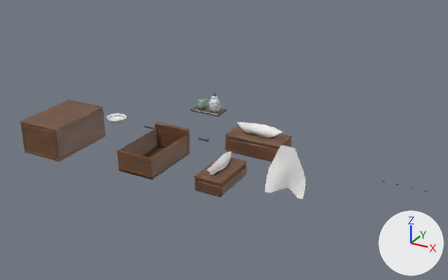
Two versions of the Blender file blender/barsetting.blend, one commit apart.
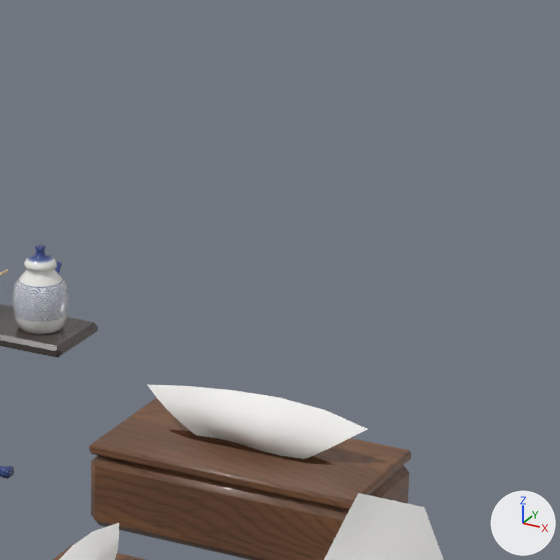
Old and new are each drawn whole from a 50 mm camera at (1.662, -2.029, 1.037) aimed at (0.613, -0.121, 0.083) and again close up on the part from 46% to 72% of the width and 15% to 57% of the height. Every picture has the same lights, and +X, +Y and +Z are marked at lower right. The first two pictures are the older version.

Before the edit, the objects in view are built like this:
```python
ob_barcondshoyu = bpy.data.objects.new('BarCondShoyu', me_barcondshoyu)
ob_barcondshoyu.parent = ob_barcondiments
ob_barcondshoyu.location = (0.032, 0.0, 0.0)
ob_barcondwasabi = bpy.data.objects.new('BarCondWasabi', me_barcondwasabi)
ob_barcondwasabi.parent = ob_barcondiments
ob_barcondwasabi.location = (-0.036, 0.0, 0.0)
ob_barcondwasabilid = bpy.data.objects.new('BarCondWasabiLid', me_barcondwasabilid)
ob_barcondwasabilid.parent = ob_barcondiments
ob_barcondwasabilid.location = (-0.036, 0.0, 0.0)
ob_barcondwasabispoon = bpy.data.objects.new('BarCondWasabiSpoon', me_barcondwasabispoon)
ob_barcondwasabispoon.parent = ob_barcondiments
ob_barcondwasabispoon.location = (0.0, 0.0, 0.0)
# also in view: 'BarTissueSheet' at (0.7, 0.0, 0.097); 'BarTissuePullSheet' at (0.95, -0.302, 0.11); 'BarCondTray' at (0.3, 0.3, 0.006); 'BarTissueLowPop' at (0.7, -0.3, 0.08); 'BarTissueCase' at (0.7, 0.0, 0.038)
```
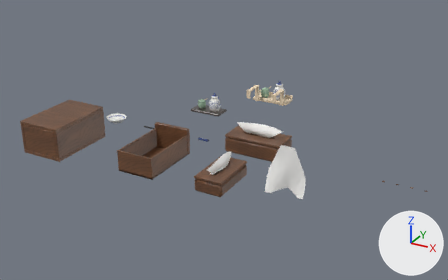
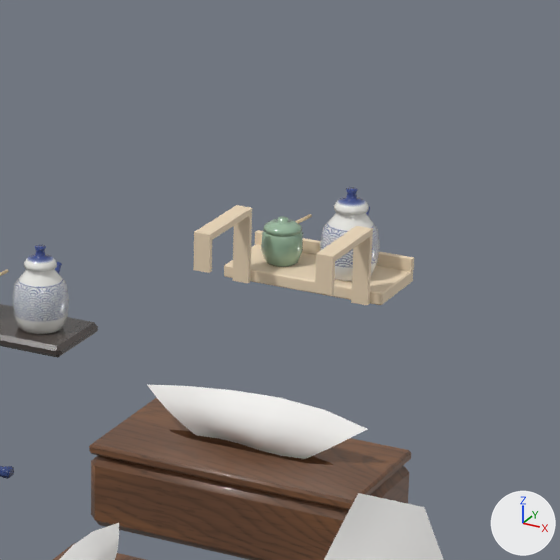
What differs and where, as boxes (x1, y1, x2, y2) in the close-ups (560 x 560 px):
'BarRackWood', added (beige): after (193, 205, 414, 305)
'BarRackCondShoyu', added: after (320, 212, 380, 281)
'BarRackCondWasabi', added: after (261, 231, 303, 267)
'BarRackCondShoyuLid', added: after (334, 187, 369, 215)
'BarRackCondWasabiLid', added: after (263, 216, 302, 236)
'BarRackCondWasabiSpoon', added: after (296, 214, 312, 223)

What changed in the scene script:
```text
Add mat_barrackwood:
    mat_barrackwood = principled_material('BarRackWood')
    mat_barrackwood.base_color = (0.86, 0.7, 0.5)  # beige #efdabc
    mat_barrackwood.roughness = 0.6
Add me_barrackwood:
    me_barrackwood.from_pydata(...)  # 80 vertices, 68 faces; spans x -0.08..0.08, y -0.073..0.085, z 0.092..0.164
    me_barrackwood.materials.append(mat_barrackwood)  # beige #efdabc
Add ob_barrackcondwasabispoon:
    ob_barrackcondwasabispoon = bpy.data.objects.new('BarRackCondWasabiSpoon', me_barcondwasabispoon.copy())  # the mesh of ob_barcondwasabispoon
    ob_barrackcondwasabispoon.parent = ob_barcondrack
    ob_barrackcondwasabispoon.location = (0.0, 0.046, 0.092)
Add ob_barcondrack:
    ob_barcondrack = bpy.data.objects.new('BarCondRack', None)
    ob_barcondrack.parent = ob_barsetting
    ob_barcondrack.location = (0.6, 0.3, 0.0)
Add ob_barrackcondwasabilid:
    ob_barrackcondwasabilid = bpy.data.objects.new('BarRackCondWasabiLid', me_barcondwasabilid.copy())  # the mesh of ob_barcondwasabilid
    ob_barrackcondwasabilid.parent = ob_barcondrack
    ob_barrackcondwasabilid.location = (-0.036, 0.046, 0.092)
Add ob_barrackcondwasabi:
    ob_barrackcondwasabi = bpy.data.objects.new('BarRackCondWasabi', me_barcondwasabi.copy())  # the mesh of ob_barcondwasabi
    ob_barrackcondwasabi.parent = ob_barcondrack
    ob_barrackcondwasabi.location = (-0.036, 0.046, 0.092)
Add ob_barrackcondshoyulid:
    ob_barrackcondshoyulid = bpy.data.objects.new('BarRackCondShoyuLid', me_barcondshoyulid.copy())  # the mesh of ob_barcondshoyulid
    ob_barrackcondshoyulid.parent = ob_barcondrack
    ob_barrackcondshoyulid.location = (0.032, 0.046, 0.092)
Add ob_barrackcondshoyu:
    ob_barrackcondshoyu = bpy.data.objects.new('BarRackCondShoyu', me_barcondshoyu.copy())  # the mesh of ob_barcondshoyu
    ob_barrackcondshoyu.parent = ob_barcondrack
    ob_barrackcondshoyu.location = (0.032, 0.046, 0.092)
Add ob_barrackwood:
    ob_barrackwood = bpy.data.objects.new('BarRackWood', me_barrackwood)
    ob_barrackwood.parent = ob_barcondrack
    ob_barrackwood.location = (0.0, 0.0, 0.0)
```
